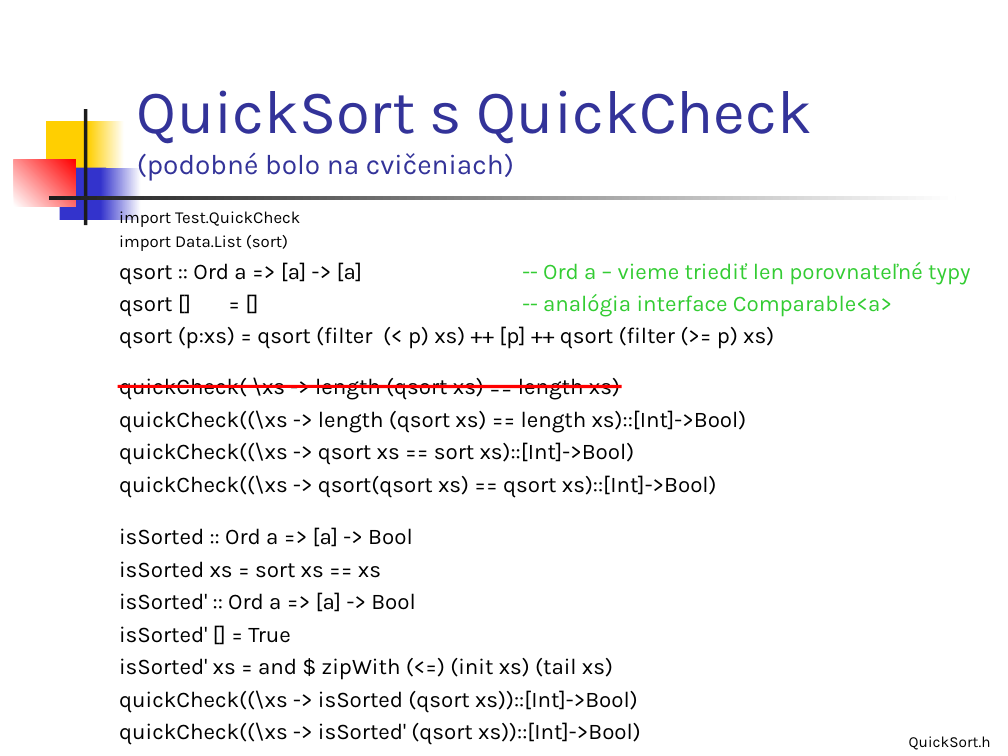
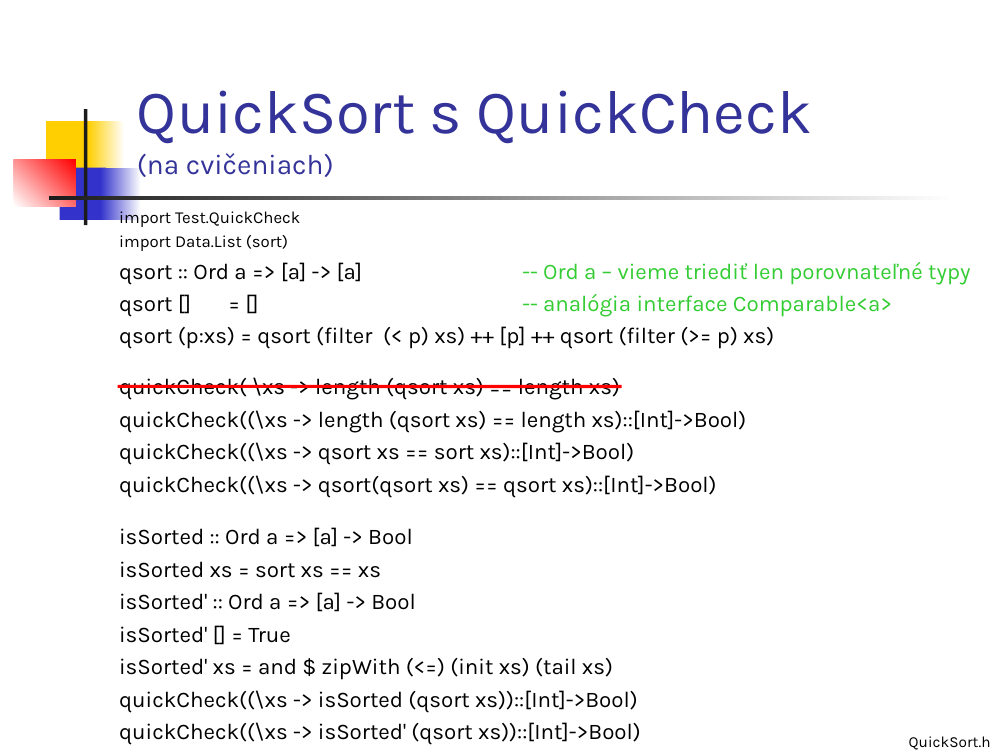
Before and after one commit to Funkcionalne/Prednasky, a slide deck: slide 19 of 02/02_fpro.ppt (slide 18 before the commit). Drawn at 1008x756 pixels with LibreOffice and Linux fonts; fonts in the diff are those of the drawing. Boxes give left, top, right and bottom in pixels: in the first picture for what was removed or moved away, otherwise in the second. Text is boxed around its words. In the diff, an @@ line names an element or a change of style, - is before the commit and + after.

```diff
--- a/02/02_fpro.ppt
+++ b/02/02_fpro.ppt
@@ title at [137, 90, 812, 177]: text changed; size 20 to 44 pt @@
-QuickSort s QuickCheck
-(podobné bolo na cvičeniach)
+QuickSort s QuickCheck
+(na cvičeniach)
```
Also in this commit, not shown: 5 other slides changed, 2 slides removed, 6 other files.
